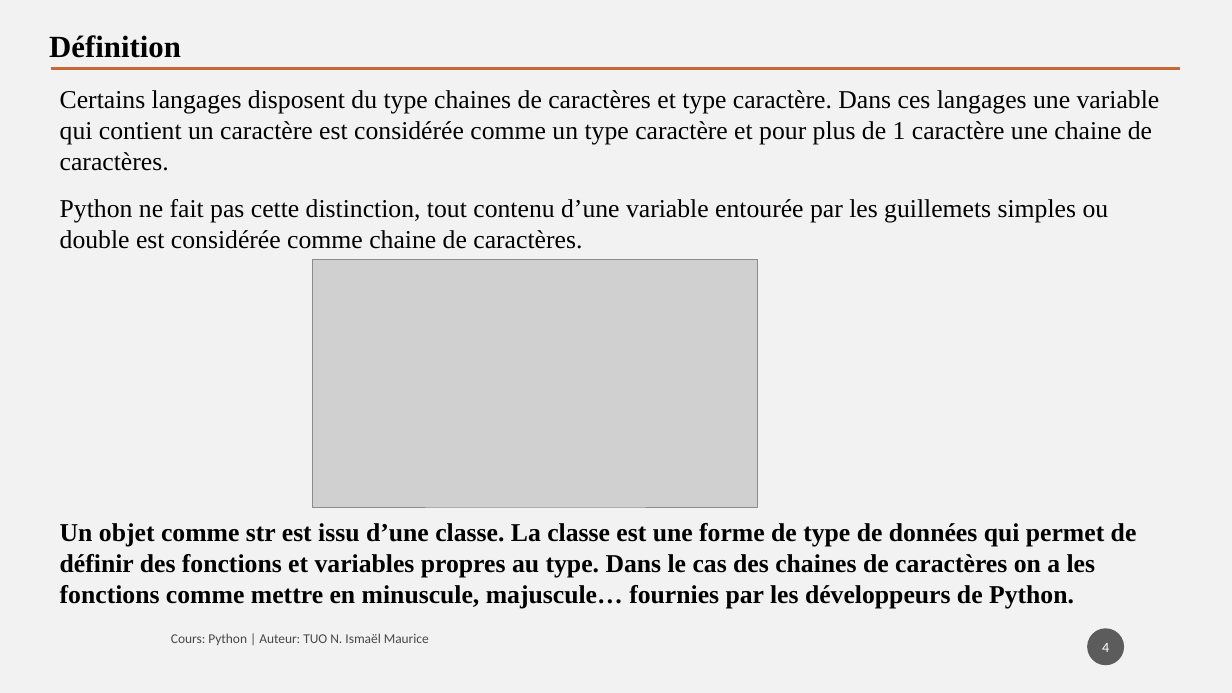
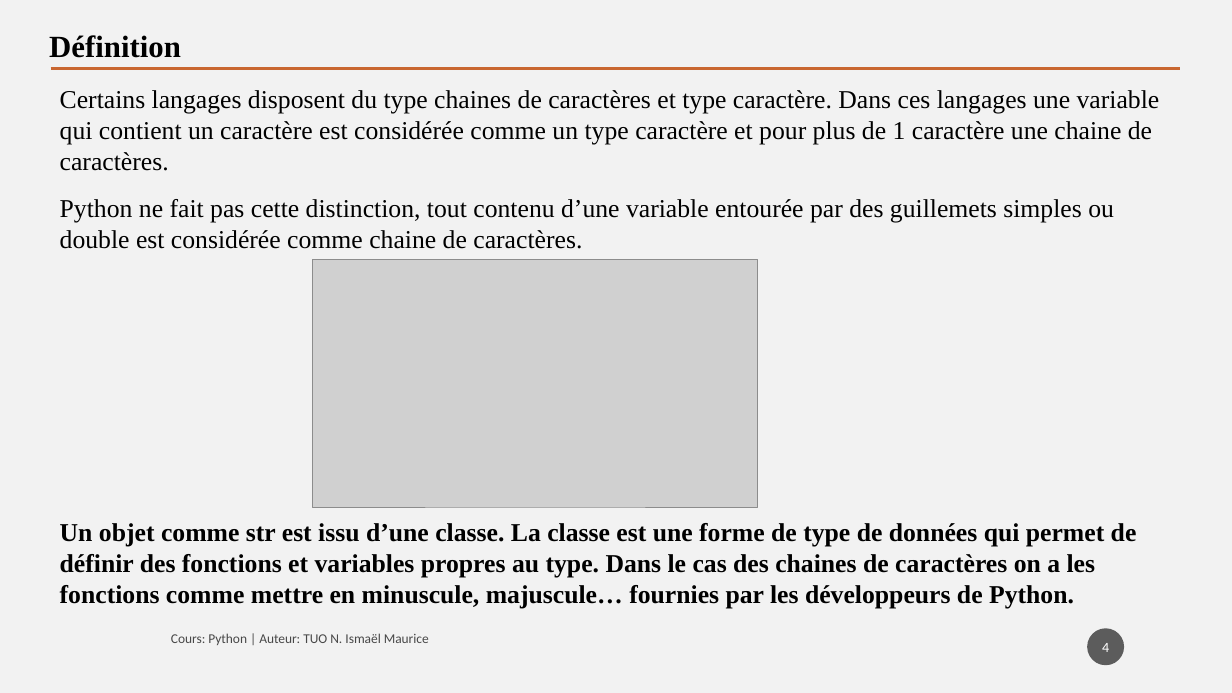
Before and after one commit to tisma95/cours-python, a slide deck: slide 4 of source/Chapitre 8 - Les chaines de caractères.pptx. Drawn at 1232x693 pixels with LibreOffice and Linux fonts; fonts in the diff are those of the drawing; grey boxes stand for pictures. Boxes give left, top, right and bottom in pixels: in the first picture for what was removed or moved away, otherwise in the second. Text is boxed around its words. In the diff, an @@ line names an element or a change of style, - is before the commit and + after.

```diff
--- a/source/Chapitre 8 - Les chaines de caractères.pptx
+++ b/source/Chapitre 8 - Les chaines de caractères.pptx
@@ text at bbox=[60, 199, 1114, 249]: text changed @@
-Python ne fait pas cette distinction, tout contenu d’une variable entourée par les guillemets simples ou double est considérée comme chaine de caractères.
+Python ne fait pas cette distinction, tout contenu d’une variable entourée par des guillemets simples ou double est considérée comme chaine de caractères.
```
Also in this commit, not shown: 10 other slides changed, 3 other files.
